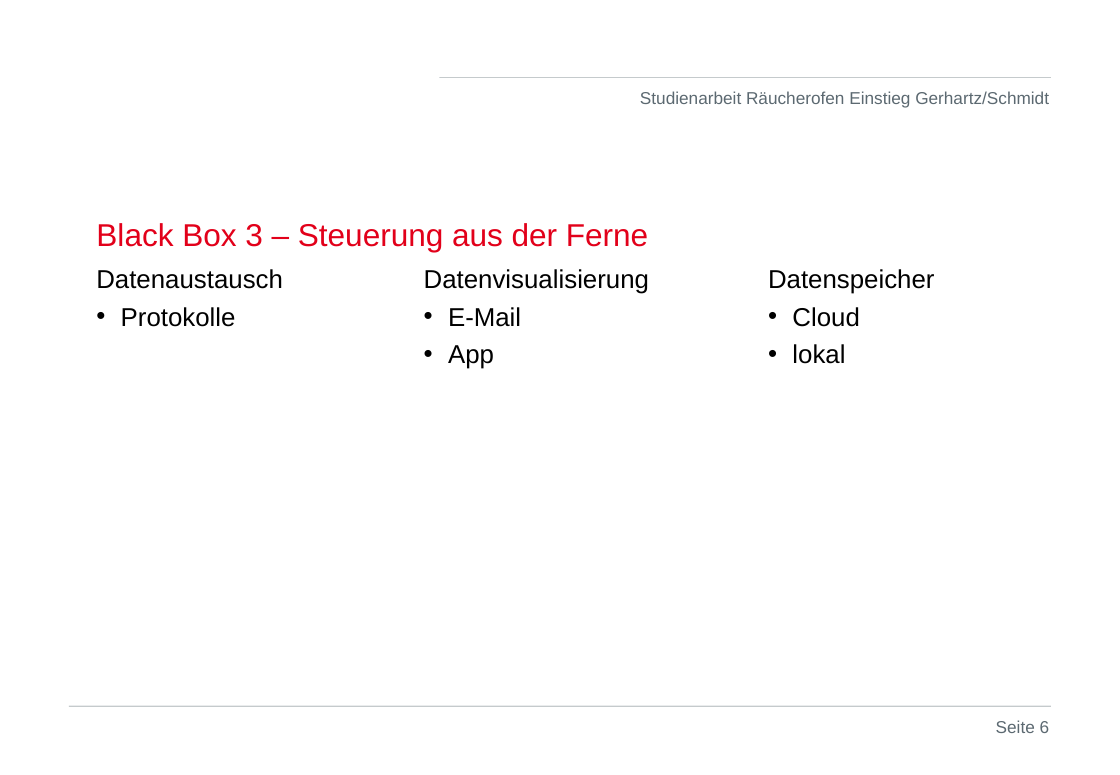
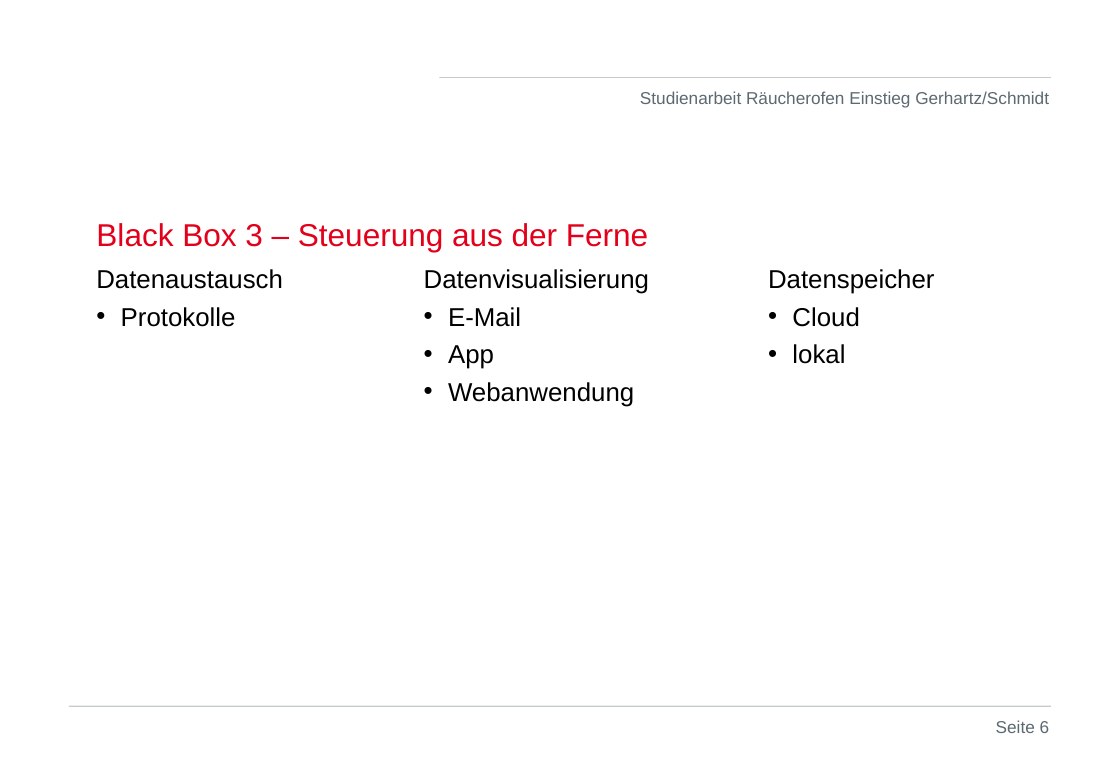
Before and after one commit to stege00/Raeucherofen, a slide deck: slide 6 of 05_Dokumente_DHBW/Präsentationen/KW40_2021_Studienarbeit_Gerhartz_Schmidt_Einstieg.ppt. Drawn at 1120x775 pixels with LibreOffice and Linux fonts; fonts in the diff are those of the drawing; background and template pictures are left out. Boxes give left, top, right and bottom in pixels: in the first picture for what was removed or moved away, otherwise in the second. Text is boxed around its words. In the diff, an @@ line names an element or a change of style, - is before the commit and + after.

```diff
--- a/05_Dokumente_DHBW/Präsentationen/KW40_2021_Studienarbeit_Gerhartz_Schmidt_Einstieg.ppt
+++ b/05_Dokumente_DHBW/Präsentationen/KW40_2021_Studienarbeit_Gerhartz_Schmidt_Einstieg.ppt
@@ text at (x1=448, y1=382, x2=634, y2=407): paragraph added @@
+• Webanwendung
```
Also in this commit, not shown: 4 other slides changed.
